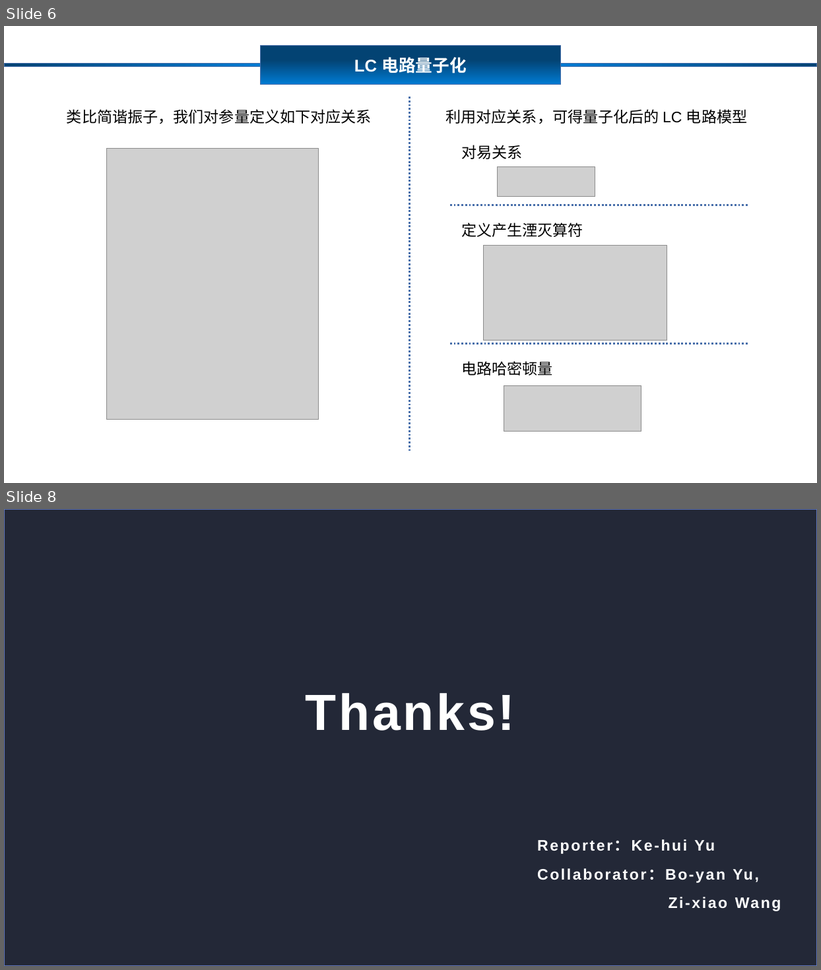
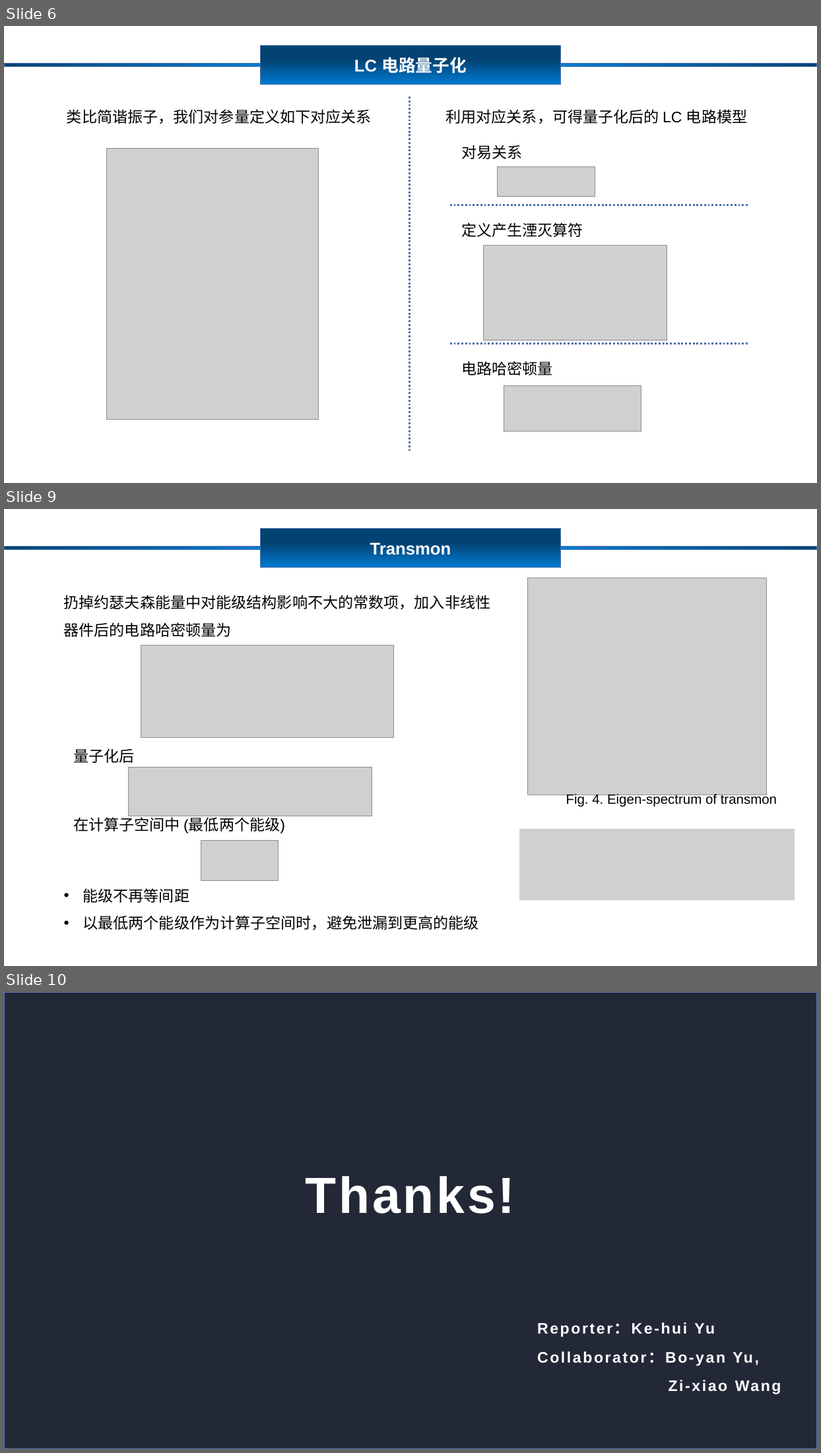
Before and after one commit to mantianxing-tiga/git-demo, a slide deck: Quantum Chip/Superconducting Quantum Chip.pptx. Shown one above the other, each under a label of ours: slides 6 and 8 before the commit, slides 6, 9 and 10 after it; the slides between them are not shown. The pictures are 821x970 and 821x1453 pixels, drawn with LibreOffice and Linux fonts; fonts in the diff are those of the drawing; grey boxes stand for pictures; background and template pictures are left out; a plain dark background stands for a picture behind light text. Boxes give left, top, right and bottom in pixels: in the first picture for what was removed or moved away, otherwise in the second. Text is boxed around its words. In the diff, an @@ line names an element or a change of style, - is before the commit and + after.

```diff
--- a/Quantum Chip/Superconducting Quantum Chip.pptx
+++ b/Quantum Chip/Superconducting Quantum Chip.pptx
@@ slide 9 added at [4,509,817,966], background #FFFFFF @@
@@ rectangle added at [4,546,260,550], fill gradient #007BD3 to #034373, outline #476FAA 1 pt @@
@@ rectangle added at [260,529,561,568], fill gradient #007BD3 to #034373, outline #476FAA 1 pt, 20 pt, text #FFFFFF, bold @@
+Transmon
@@ rectangle added at [561,546,817,550], fill gradient #034373 to #007BD3, outline #476FAA 1 pt @@
@@ picture added at [527,578,766,795] @@
@@ text added at [64,595,491,637], 18 pt, text #000000 @@
+扔掉约瑟夫森能量中对能级结构影响不大的常数项，加入非线性器件后的电路哈密顿量为
@@ picture added at [141,645,394,738] @@
@@ text added at [73,749,134,763], 18 pt, text #000000 @@
+量子化后
@@ picture added at [129,768,372,816] @@
@@ text added at [566,793,777,807], 16 pt, text #000000 @@
+Fig. 4. Eigen-spectrum of transmon
@@ text added at [73,815,285,834], 18 pt, text #000000 @@
+在计算子空间中 (最低两个能级)
@@ picture added at [201,841,278,881] @@
@@ picture added at [519,829,795,901] @@
@@ text added at [83,889,479,931], 18 pt, text #000000 @@
+• 能级不再等间距
+• 以最低两个能级作为计算子空间时，避免泄漏到更高的能级
@@ what was slide 8 is now slide 10 @@
```
Also in this commit, not shown: 1 slide changed, 1 other slide added.
